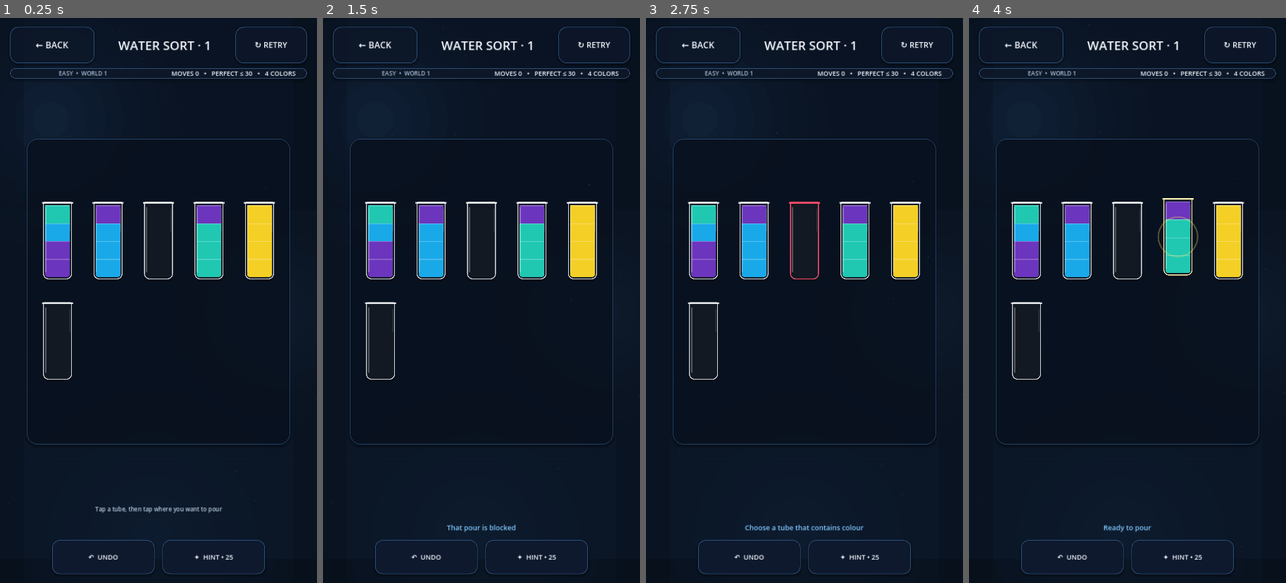
Above: before the commit, frames 1-4 (left to right).
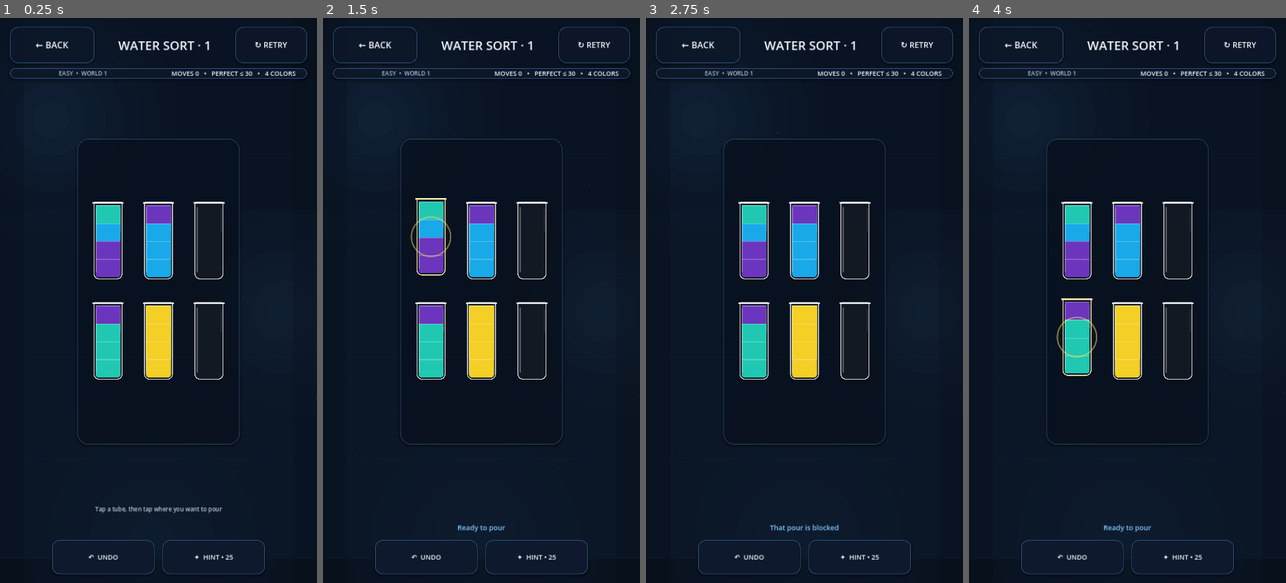
Above: after the commit, the same moments.

Repository: eghosa001/unjam
Game: Godot game, scene res://scenes/WaterSort.tscn
The game is run twice, just before and just after one commit, with the same random seed, the same clock (stepped at 60 frames per second) and the same inputs. This scene is started directly instead of the project's main scene.
Inputs (mouse positions are in pixels of both pictures, inside the frame that each line leads up to):
- Up to frame 1 (0.25 s): no input
- Up to frame 2 (1.5 s): click (380, 244) at 0.52 s; click (430, 244) at 1.27 s
- Up to frame 3 (2.75 s): click (804, 244) at 2.02 s
- Up to frame 4 (4 s): click (1178, 244) at 2.77 s; click (1076, 340) at 3.52 s

The runs differ from the first frame. In frame 1, 8.3% of the frame differs, in the area x 8-92%, y 21-76%; in frame 2, 8.8%, in the area x 8-92%, y 21-91%; in frame 3, 8.7%; in frame 4, 8.6%.

Commit message:
fix: balance six-tube Water Sort layout

Diff:
--- a/scripts/game/water_sort_ultra_motion.gd
+++ b/scripts/game/water_sort_ultra_motion.gd
@@ -1,7 +1,10 @@
 extends "res://scripts/game/water_sort_reference_motion.gd"
 
-# Return the point on the visible bottle lip, not the nominal centre point.
-# When a source bottle tilts, the stream must leave from the downhill rim.
+func render_board() -> void:
+	super.render_board()
+	if board != null and tubes.size() == 6:
+		board.columns = 3
+
 func _visual_mouth_local(control: Control) -> Vector2:
 	var outer_x := control.size.x * 0.18
 	var outer_y := 13.0
@@ -17,8 +20,6 @@
 
 func _control_point(control: Control, local_point: Vector2) -> Vector2:
 	var adjusted := local_point
-	# The parent animation asks for a point around y=30 for both source and
-	# receiver. Replace only that mouth probe; other control-point requests stay intact.
 	if local_point.y <= 42.0 and absf(local_point.x - control.size.x * 0.5) <= control.size.x * 0.18:
 		adjusted = _visual_mouth_local(control)
 	return super._control_point(control, adjusted)
